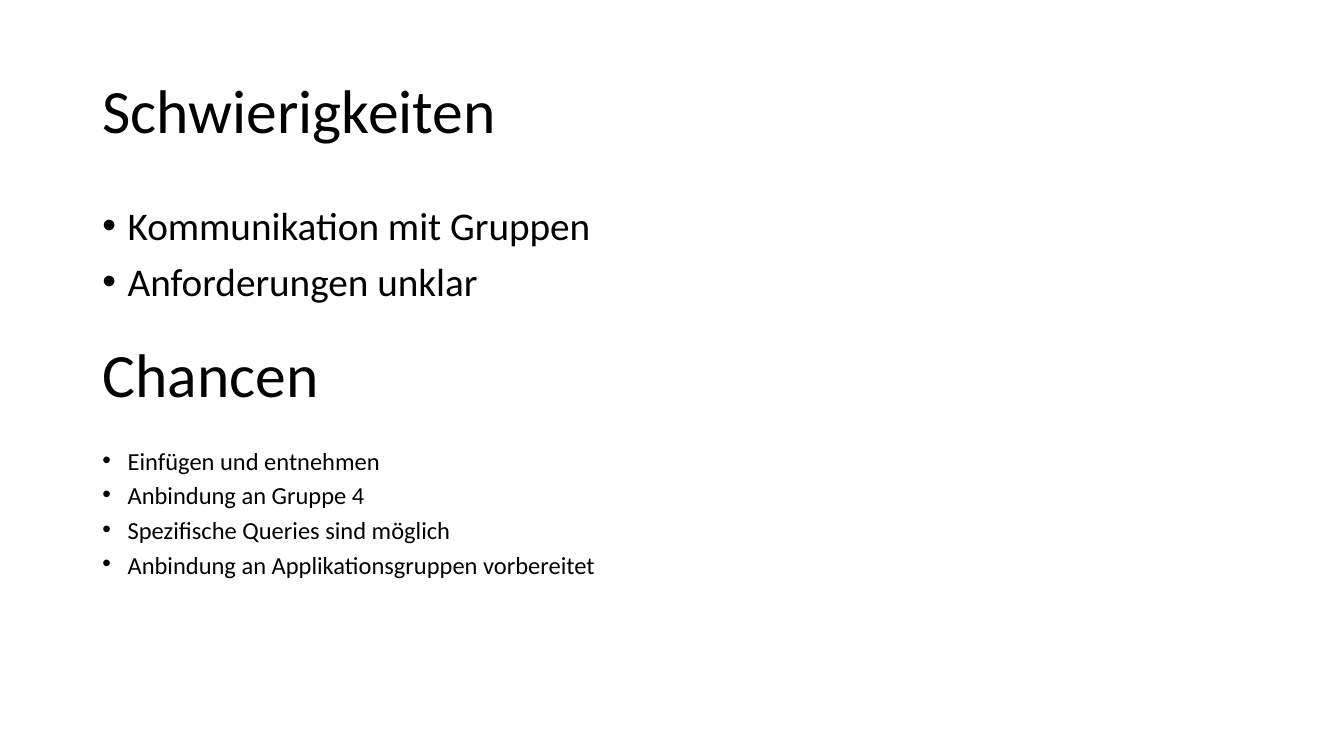
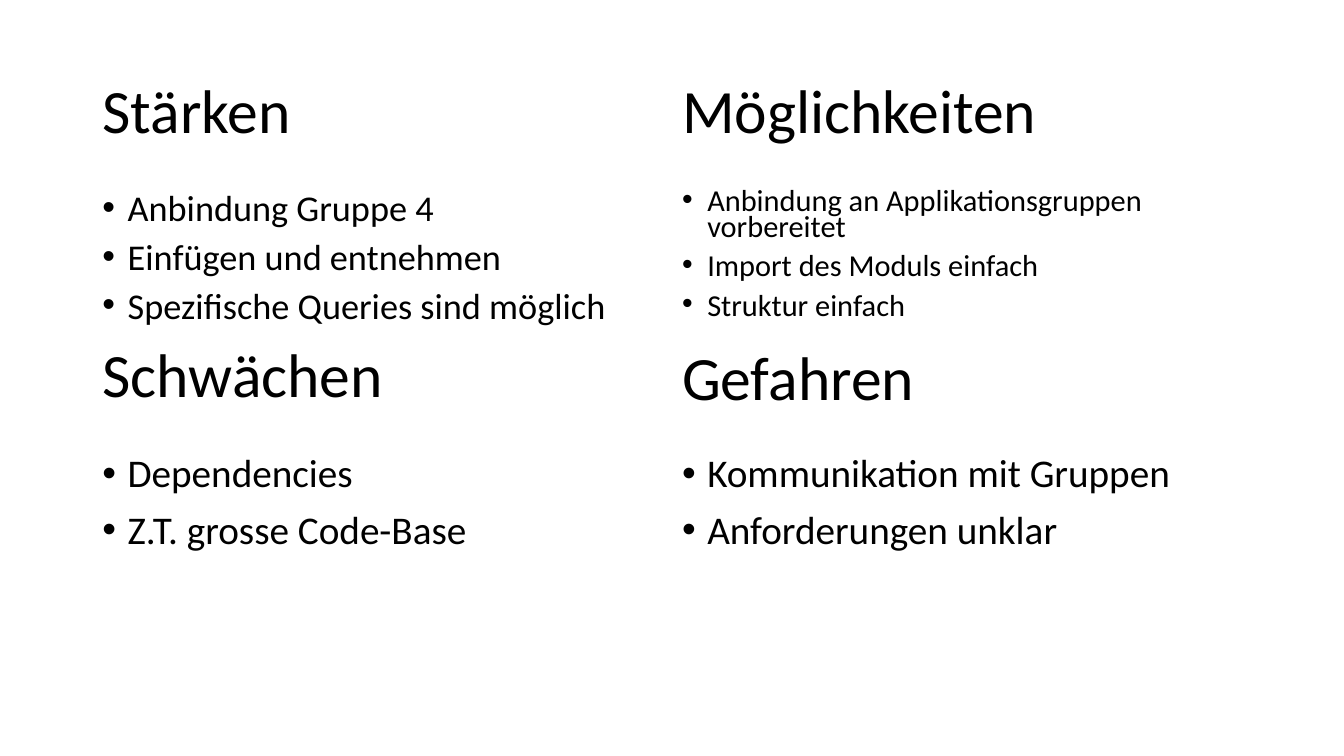
Before and after one commit to cn-uofbasel/BACnet, a slide deck: slide 2 of groups/07-logStore/Presentations/Zwischenstand07.05.2020.pptx. Drawn at 1344x756 pixels with LibreOffice and Linux fonts; fonts in the diff are those of the drawing. Boxes give left, top, right and bottom in pixels: in the first picture for what was removed or moved away, otherwise in the second. Text is boxed around its words. In the diff, an @@ line names an element or a change of style, - is before the commit and + after.

Commit message:
Updated presentation

```diff
--- a/groups/07-logStore/Presentations/Zwischenstand07.05.2020.pptx
+++ b/groups/07-logStore/Presentations/Zwischenstand07.05.2020.pptx
@@ title at (x1=102, y1=90, x2=290, y2=134): text changed @@
-Schwierigkeiten
+Stärken
@@ text added at (x1=682, y1=90, x2=1036, y2=144), 44 pt, text #000000 @@
+Möglichkeiten
@@ text added at (x1=128, y1=195, x2=605, y2=326), 25.9 pt, text #000000 @@
+• Anbindung Gruppe 4
+• Einfügen und entnehmen
+• Spezifische Queries sind möglich
@@ text added at (x1=707, y1=190, x2=1142, y2=317), 21.7 pt, text #000000 @@
+• Anbindung an Applikationsgruppen vorbereitet
+• Import des Moduls einfach
+• Struktur einfach
@@ text at (x1=102, y1=354, x2=382, y2=398): text changed @@
-Chancen
+Schwächen
@@ text added at (x1=682, y1=357, x2=914, y2=401), 44 pt, text #000000 @@
+Gefahren
@@ text "Kommunikation mit Gruppen" moved from (x1=128, y1=212, x2=590, y2=303) to (x1=707, y1=459, x2=1170, y2=551) @@
@@ text at (x1=128, y1=459, x2=466, y2=551): text changed; size 17.5 to 28 pt @@
-• Einfügen und entnehmen
-• Anbindung an Gruppe 4
-• Spezifische Queries sind möglich
-• Anbindung an Applikationsgruppen vorbereitet
+• Dependencies
+• Z.T. grosse Code-Base
```
Also in this commit, not shown: 1 other file.
